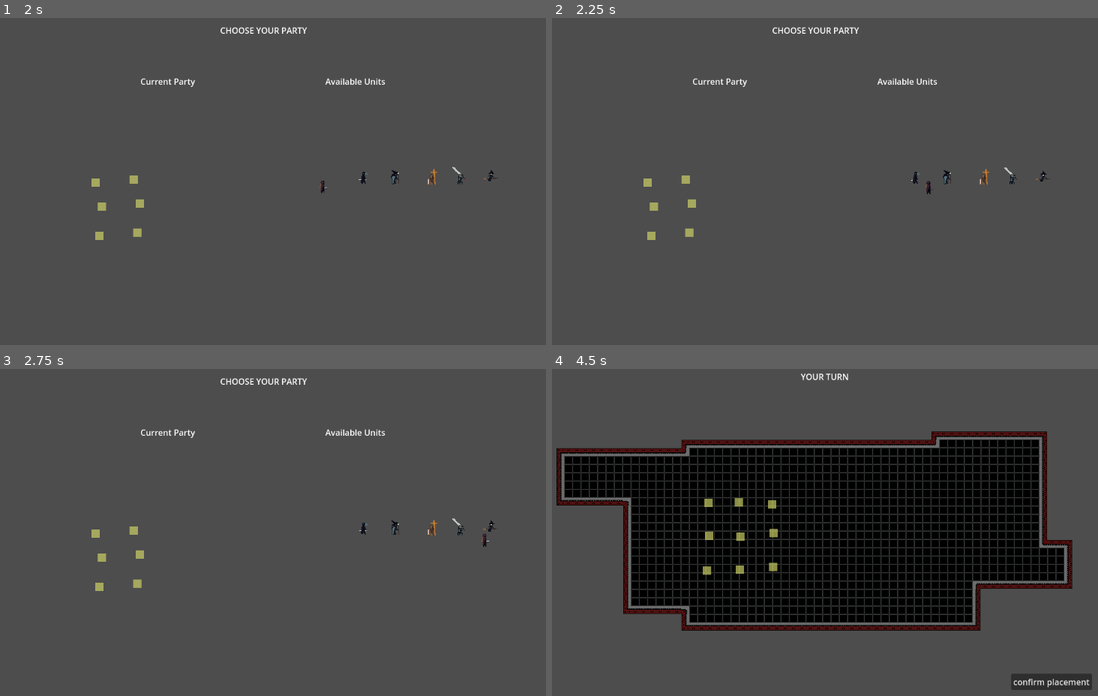
Above: before the commit, frames 1-4 (two rows, left to right).
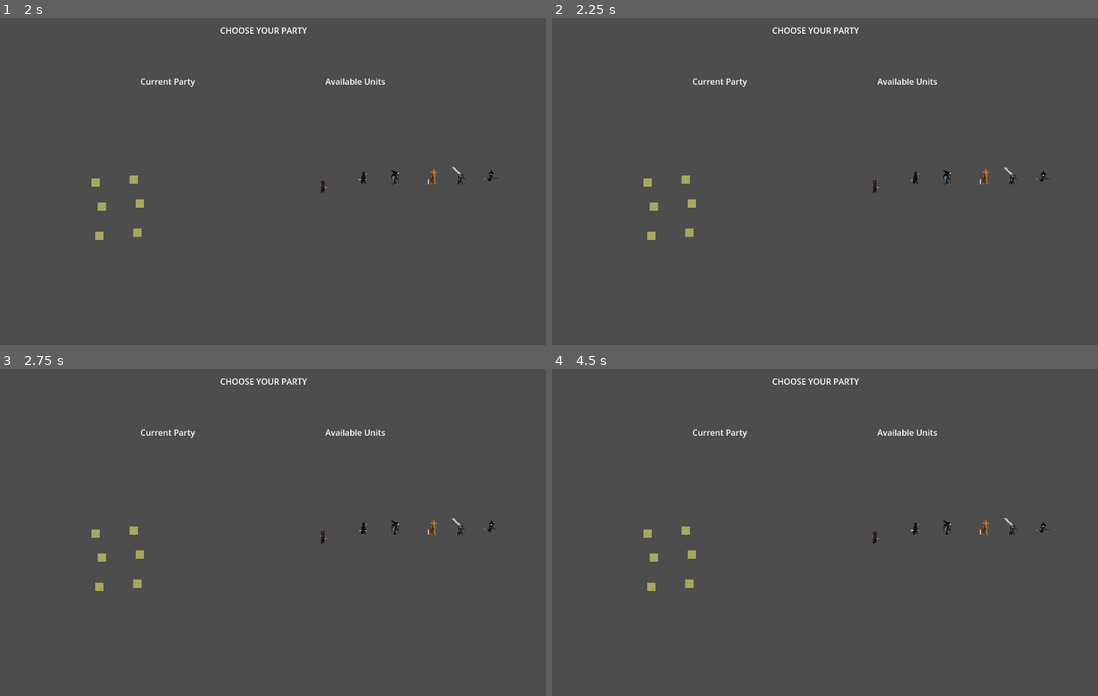
Above: after the commit, the same moments.

Repository: cptfoorman/ffrougelike
Game: Godot game, scene res://start_screen.tscn
Same seed, same stepped clock (60 frames per second), same inputs: the game is played once before the commit and once after it.
Inputs (mouse positions are in pixels of both pictures, inside the frame that each line leads up to):
- Up to frame 1 (2 s): click "Start" at 0.5 s; tap Enter at 1.25 s; move the mouse to (393, 168) at 1.27 s; press the mouse at (393, 168) at 1.28 s
- Up to frame 2 (2.25 s): release the mouse at (945, 168) at 2 s; tap Space at 2 s; drag from (885, 181) to (1048, 184) at 2.02 s
- Up to frame 3 (2.75 s): no input
- Up to frame 4 (4.5 s): tap Enter at 2.75 s; move the mouse to (917, 532) at 2.77 s; press the mouse at (917, 532) at 2.78 s; release the mouse at (917, 532) at 3.5 s; tap Space at 3.5 s; drag from (950, 535) to (693, 555) at 3.52 s; click (901, 653) at 4.25 s, where only the run before the commit has a clickable "ENTER FIGHT"

Frame 1 is identical in both runs. In frame 2, less than 0.1% of the frame differs, in the area x 58-70%, y 49-54%; in frame 3, less than 0.1%; in frame 4, 43%, in the area x 0-99%, y 1-99%.

Commit message:
added custom col for dragable
added custom collision for dragable object to improve dragging accuracy

Diff:
--- a/Dragables/dragable.tscn
+++ b/Dragables/dragable.tscn
@@ -1,25 +1,19 @@
-[gd_scene load_steps=5 format=3 uid="uid://bjemn32fc0t37"]
+[gd_scene load_steps=4 format=3 uid="uid://bjemn32fc0t37"]
 
 [ext_resource type="Script" path="res://Dragables/dragableArea.gd" id="1_mh6x2"]
 [ext_resource type="Resource" uid="uid://xojhwutx7nyq" path="res://unit/UnitResouces/UnitData/Friendly/RavenData.tres" id="2_pcvv8"]
-[ext_resource type="SpriteFrames" uid="uid://qucmm0ql78sn" path="res://unit/UnitResouces/unitSpriteFrames/unitSpriteframes.tres" id="3_cs15u"]
-
-[sub_resource type="RectangleShape2D" id="RectangleShape2D_5lu0b"]
-size = Vector2(38, 38)
+[ext_resource type="SpriteFrames" uid="uid://duxjmlxyw801f" path="res://unit/UnitResouces/unitSpriteFrames/crusader.tres" id="3_k0vob"]
 
 [node name="Dragable" type="Area2D" node_paths=PackedStringArray("animation")]
 script = ExtResource("1_mh6x2")
 unitData = ExtResource("2_pcvv8")
 animation = NodePath("AnimatedSprite2D")
 
-[node name="CollisionShape2D" type="CollisionShape2D" parent="."]
-shape = SubResource("RectangleShape2D_5lu0b")
-
 [node name="AnimatedSprite2D" type="AnimatedSprite2D" parent="."]
 position = Vector2(7, -11)
 scale = Vector2(0.90411, 0.888889)
-sprite_frames = ExtResource("3_cs15u")
-animation = &"attack1"
+sprite_frames = ExtResource("3_k0vob")
+animation = &"idle"
 
 [connection signal="input_event" from="." to="." method="_on_input_event"]
 [connection signal="mouse_entered" from="." to="." method="_on_mouse_entered"]
--- a/Dragables/dragableArea.gd
+++ b/Dragables/dragableArea.gd
@@ -18,6 +18,11 @@
 	initial_position = global_position
 	animation.sprite_frames = unitData.get_spriteframes()
 	animation.play("idle")
+	add_area_collision()
+
+func add_area_collision():
+	var new_collision_scene: CollisionShape2D = unitData.collisionForDragable.instantiate()
+	add_child(new_collision_scene)
 
 func get_unit_data()-> UnitData:
 	return unitData
--- a/unit/UnitResouces/UnitData/Friendly/BowmanData.tres
+++ b/unit/UnitResouces/UnitData/Friendly/BowmanData.tres
@@ -1,5 +1,6 @@
-[gd_resource type="Resource" script_class="UnitData" load_steps=8 format=3 uid="uid://cnkpmd8665p06"]
+[gd_resource type="Resource" script_class="UnitData" load_steps=9 format=3 uid="uid://cnkpmd8665p06"]
 
+[ext_resource type="PackedScene" uid="uid://cj445lakton70" path="res://unit/UnitResouces/unitSpriteFrames/unitCollisionScenes/bowman_collision_shape_2d.tscn" id="1_bem6r"]
 [ext_resource type="Script" path="res://unit/UnitResouces/UnitData/Friendly/UnitData.gd" id="1_pbc58"]
 [ext_resource type="SpriteFrames" uid="uid://cjs2tyf5pq18r" path="res://unit/UnitResouces/unitSpriteFrames/unitSpriteFramesBowman.tres" id="2_d84au"]
 [ext_resource type="Script" path="res://unit/UnitResouces/UnitAttacks/Unitattacks.gd" id="2_ut5sw"]
@@ -16,3 +17,4 @@
 unitAttacks = Array[ExtResource("2_ut5sw")]([ExtResource("4_bdeko"), ExtResource("5_x1u70")])
 anim_flip = false
 unitStrategies = Array[ExtResource("7_eabb3")]([])
+collisionForDragable = ExtResource("1_bem6r")
--- a/unit/UnitResouces/UnitData/Friendly/CrusaderData.tres
+++ b/unit/UnitResouces/UnitData/Friendly/CrusaderData.tres
@@ -1,5 +1,6 @@
-[gd_resource type="Resource" script_class="UnitData" load_steps=8 format=3 uid="uid://c7elcktxp2e5s"]
+[gd_resource type="Resource" script_class="UnitData" load_steps=9 format=3 uid="uid://c7elcktxp2e5s"]
 
+[ext_resource type="PackedScene" uid="uid://cjy6cknv6hpi7" path="res://unit/UnitResouces/unitSpriteFrames/unitCollisionScenes/crusader_collision_shape_2d.tscn" id="1_3ywgx"]
 [ext_resource type="Script" path="res://unit/UnitResouces/UnitData/Friendly/UnitData.gd" id="1_gtq4i"]
 [ext_resource type="SpriteFrames" uid="uid://duxjmlxyw801f" path="res://unit/UnitResouces/unitSpriteFrames/crusader.tres" id="2_rlfhh"]
 [ext_resource type="Script" path="res://unit/UnitResouces/UnitAttacks/Unitattacks.gd" id="2_t4n8y"]
@@ -15,3 +16,4 @@
 unitAttacks = Array[ExtResource("2_t4n8y")]([ExtResource("4_wyu3y"), ExtResource("5_h7txr")])
 anim_flip = false
 unitStrategies = Array[ExtResource("3_ug3ae")]([])
+collisionForDragable = ExtResource("1_3ywgx")
--- a/unit/UnitResouces/UnitData/Friendly/RavenData.tres
+++ b/unit/UnitResouces/UnitData/Friendly/RavenData.tres
@@ -1,5 +1,6 @@
-[gd_resource type="Resource" script_class="UnitData" load_steps=8 format=3 uid="uid://xojhwutx7nyq"]
+[gd_resource type="Resource" script_class="UnitData" load_steps=9 format=3 uid="uid://xojhwutx7nyq"]
 
+[ext_resource type="PackedScene" uid="uid://jgxk6d158uu7" path="res://unit/UnitResouces/unitSpriteFrames/unitCollisionScenes/raven_collision_shape_2d.tscn" id="1_ipwkd"]
 [ext_resource type="Script" path="res://unit/UnitResouces/UnitData/Friendly/UnitData.gd" id="1_ocufu"]
 [ext_resource type="Script" path="res://unit/UnitResouces/UnitAttacks/Unitattacks.gd" id="2_hc4gk"]
 [ext_resource type="SpriteFrames" uid="uid://qucmm0ql78sn" path="res://unit/UnitResouces/unitSpriteFrames/unitSpriteframes.tres" id="2_saepe"]
@@ -16,3 +17,4 @@
 unitAttacks = Array[ExtResource("2_hc4gk")]([ExtResource("4_badvl"), ExtResource("5_hrwlp")])
 anim_flip = true
 unitStrategies = Array[ExtResource("7_2nh5p")]([])
+collisionForDragable = ExtResource("1_ipwkd")
--- a/unit/UnitResouces/UnitData/Friendly/Reader.tres
+++ b/unit/UnitResouces/UnitData/Friendly/Reader.tres
@@ -1,5 +1,6 @@
-[gd_resource type="Resource" script_class="UnitData" load_steps=8 format=3 uid="uid://cu0ci8yl7jgh7"]
+[gd_resource type="Resource" script_class="UnitData" load_steps=9 format=3 uid="uid://cu0ci8yl7jgh7"]
 
+[ext_resource type="PackedScene" uid="uid://c10mxs2j3sloq" path="res://unit/UnitResouces/unitSpriteFrames/unitCollisionScenes/reader_collision_shape_2d.tscn" id="1_2w7d2"]
 [ext_resource type="Script" path="res://unit/UnitResouces/UnitData/Friendly/UnitData.gd" id="1_wktnp"]
 [ext_resource type="SpriteFrames" uid="uid://duiv6eo5705tx" path="res://unit/UnitResouces/unitSpriteFrames/Reader.tres" id="2_6doot"]
 [ext_resource type="Script" path="res://unit/UnitResouces/UnitAttacks/Unitattacks.gd" id="2_hkcoi"]
@@ -16,3 +17,4 @@
 unitAttacks = Array[ExtResource("2_hkcoi")]([ExtResource("4_kr0io"), ExtResource("5_yhk3g")])
 anim_flip = false
 unitStrategies = Array[ExtResource("3_xbvxr")]([])
+collisionForDragable = ExtResource("1_2w7d2")
--- a/unit/UnitResouces/UnitData/Friendly/UnitData.gd
+++ b/unit/UnitResouces/UnitData/Friendly/UnitData.gd
@@ -7,6 +7,7 @@
 @export var unitAttacks: Array[UnitAttack]
 @export var anim_flip: bool
 @export var unitStrategies: Array[Base_Unit_Strategy]
+@export var collisionForDragable: PackedScene
 
 func get_spriteframes()->SpriteFrames:
 	return spriteFrames
--- a/unit/UnitResouces/UnitData/Friendly/WitchData.tres
+++ b/unit/UnitResouces/UnitData/Friendly/WitchData.tres
@@ -1,6 +1,7 @@
-[gd_resource type="Resource" script_class="UnitData" load_steps=8 format=3 uid="uid://be5alhmesehdh"]
+[gd_resource type="Resource" script_class="UnitData" load_steps=9 format=3 uid="uid://be5alhmesehdh"]
 
 [ext_resource type="Script" path="res://unit/UnitResouces/UnitData/Friendly/UnitData.gd" id="1_5ffyb"]
+[ext_resource type="PackedScene" uid="uid://bjkt6fk7hjqbe" path="res://unit/UnitResouces/unitSpriteFrames/unitCollisionScenes/witch_collision_shape_2d.tscn" id="1_bshcp"]
 [ext_resource type="SpriteFrames" uid="uid://bvguqrmmk7ikg" path="res://unit/UnitResouces/unitSpriteFrames/Witch.tres" id="2_f33tn"]
 [ext_resource type="Script" path="res://unit/UnitResouces/UnitAttacks/Unitattacks.gd" id="2_y8thx"]
 [ext_resource type="Script" path="res://unit/UnitResouces/UnitUpgradeStrategies/Base_Unit_Strategy.gd" id="3_qhbno"]
@@ -16,3 +17,4 @@
 unitAttacks = Array[ExtResource("2_y8thx")]([ExtResource("4_ecb0n"), ExtResource("5_68530")])
 anim_flip = false
 unitStrategies = Array[ExtResource("3_qhbno")]([])
+collisionForDragable = ExtResource("1_bshcp")
--- a/unit/UnitResouces/UnitData/Friendly/magueData.tres
+++ b/unit/UnitResouces/UnitData/Friendly/magueData.tres
@@ -1,6 +1,7 @@
-[gd_resource type="Resource" script_class="UnitData" load_steps=8 format=3 uid="uid://ckcdjhwq0vtnr"]
+[gd_resource type="Resource" script_class="UnitData" load_steps=9 format=3 uid="uid://ckcdjhwq0vtnr"]
 
 [ext_resource type="Script" path="res://unit/UnitResouces/UnitData/Friendly/UnitData.gd" id="1_1lefn"]
+[ext_resource type="PackedScene" uid="uid://bc4p66pu7svpa" path="res://unit/UnitResouces/unitSpriteFrames/unitCollisionScenes/mague_collision_shape_2d.tscn" id="1_om7sp"]
 [ext_resource type="SpriteFrames" uid="uid://bu8p0r0jjuo8h" path="res://unit/UnitResouces/unitSpriteFrames/unitspriteframesMague.tres" id="2_bp1hf"]
 [ext_resource type="Script" path="res://unit/UnitResouces/UnitAttacks/Unitattacks.gd" id="2_pkcho"]
 [ext_resource type="Script" path="res://unit/UnitResouces/UnitUpgradeStrategies/Base_Unit_Strategy.gd" id="3_8ktau"]
@@ -16,3 +17,4 @@
 unitAttacks = Array[ExtResource("2_pkcho")]([ExtResource("4_ygt4o"), ExtResource("5_msovn")])
 anim_flip = false
 unitStrategies = Array[ExtResource("3_8ktau")]([])
+collisionForDragable = ExtResource("1_om7sp")
--- /dev/null
+++ b/unit/UnitResouces/unitSpriteFrames/unitCollisionScenes/bowman_collision_shape_2d.tscn
@@ -0,0 +1,9 @@
+[gd_scene load_steps=2 format=3 uid="uid://cj445lakton70"]
+
+[sub_resource type="CapsuleShape2D" id="CapsuleShape2D_7e8qv"]
+radius = 13.0
+height = 34.0
+
+[node name="bowmanCollisionShape2D" type="CollisionShape2D"]
+position = Vector2(-20, 6)
+shape = SubResource("CapsuleShape2D_7e8qv")
--- /dev/null
+++ b/unit/UnitResouces/unitSpriteFrames/unitCollisionScenes/crusader_collision_shape_2d.tscn
@@ -0,0 +1,8 @@
+[gd_scene load_steps=2 format=3 uid="uid://cjy6cknv6hpi7"]
+
+[sub_resource type="CapsuleShape2D" id="CapsuleShape2D_04nnu"]
+radius = 11.0
+
+[node name="crusaderCollisionShape2D" type="CollisionShape2D"]
+position = Vector2(-9, -11)
+shape = SubResource("CapsuleShape2D_04nnu")
--- /dev/null
+++ b/unit/UnitResouces/unitSpriteFrames/unitCollisionScenes/mague_collision_shape_2d.tscn
@@ -0,0 +1,9 @@
+[gd_scene load_steps=2 format=3 uid="uid://bc4p66pu7svpa"]
+
+[sub_resource type="CapsuleShape2D" id="CapsuleShape2D_p1cd4"]
+radius = 12.0
+height = 32.0
+
+[node name="magueCollisionShape2D" type="CollisionShape2D"]
+position = Vector2(-10, -12)
+shape = SubResource("CapsuleShape2D_p1cd4")
--- /dev/null
+++ b/unit/UnitResouces/unitSpriteFrames/unitCollisionScenes/raven_collision_shape_2d.tscn
@@ -0,0 +1,9 @@
+[gd_scene load_steps=2 format=3 uid="uid://jgxk6d158uu7"]
+
+[sub_resource type="CapsuleShape2D" id="CapsuleShape2D_wrdh7"]
+radius = 12.0
+height = 34.0
+
+[node name="ravenCollisionShape2D" type="CollisionShape2D"]
+position = Vector2(-7, -8)
+shape = SubResource("CapsuleShape2D_wrdh7")
--- /dev/null
+++ b/unit/UnitResouces/unitSpriteFrames/unitCollisionScenes/reader_collision_shape_2d.tscn
@@ -0,0 +1,9 @@
+[gd_scene load_steps=2 format=3 uid="uid://c10mxs2j3sloq"]
+
+[sub_resource type="CapsuleShape2D" id="CapsuleShape2D_wb5ak"]
+radius = 15.0
+height = 40.0
+
+[node name="readerCollisionShape2D" type="CollisionShape2D"]
+position = Vector2(-6, -12)
+shape = SubResource("CapsuleShape2D_wb5ak")
--- /dev/null
+++ b/unit/UnitResouces/unitSpriteFrames/unitCollisionScenes/witch_collision_shape_2d.tscn
@@ -0,0 +1,8 @@
+[gd_scene load_steps=2 format=3 uid="uid://bjkt6fk7hjqbe"]
+
+[sub_resource type="CircleShape2D" id="CircleShape2D_uimvi"]
+radius = 18.0
+
+[node name="witchCollisionShape2D" type="CollisionShape2D"]
+position = Vector2(-8, -16)
+shape = SubResource("CircleShape2D_uimvi")
Not shown: 6 places in PartyBuilder/party_builder.tscn that only renumber resources
Not shown: 9 places in UnitPlacement/placement.tscn that only renumber resources
Not shown: 14 places in gameboard.tscn that only renumber resources
